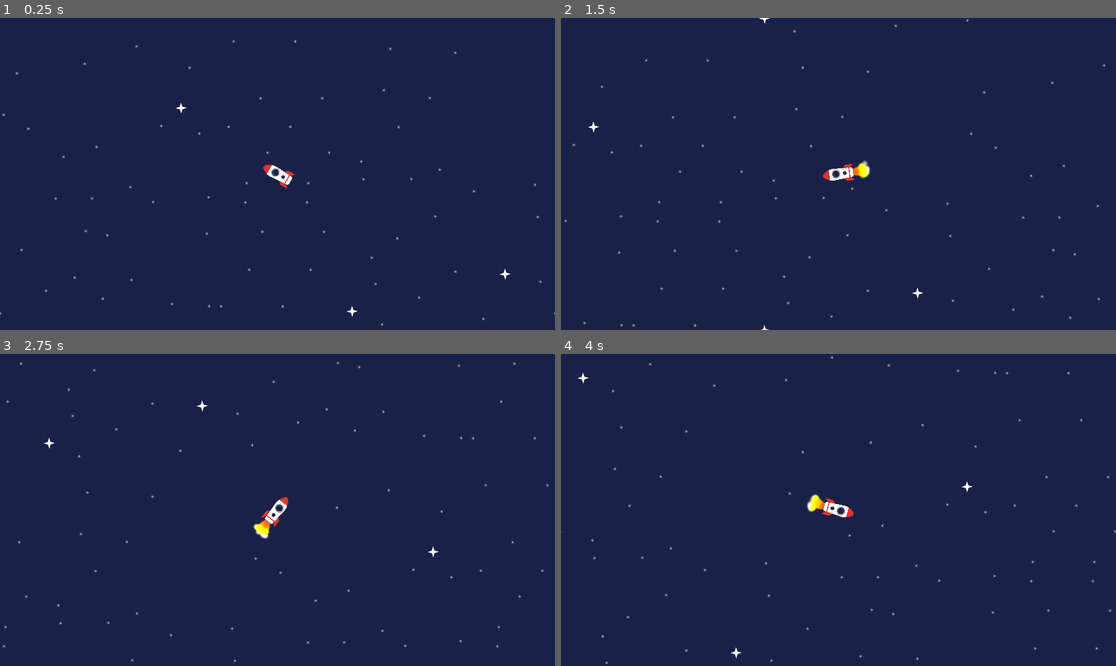
Above: before the commit, frames 1-4 (two rows, left to right).
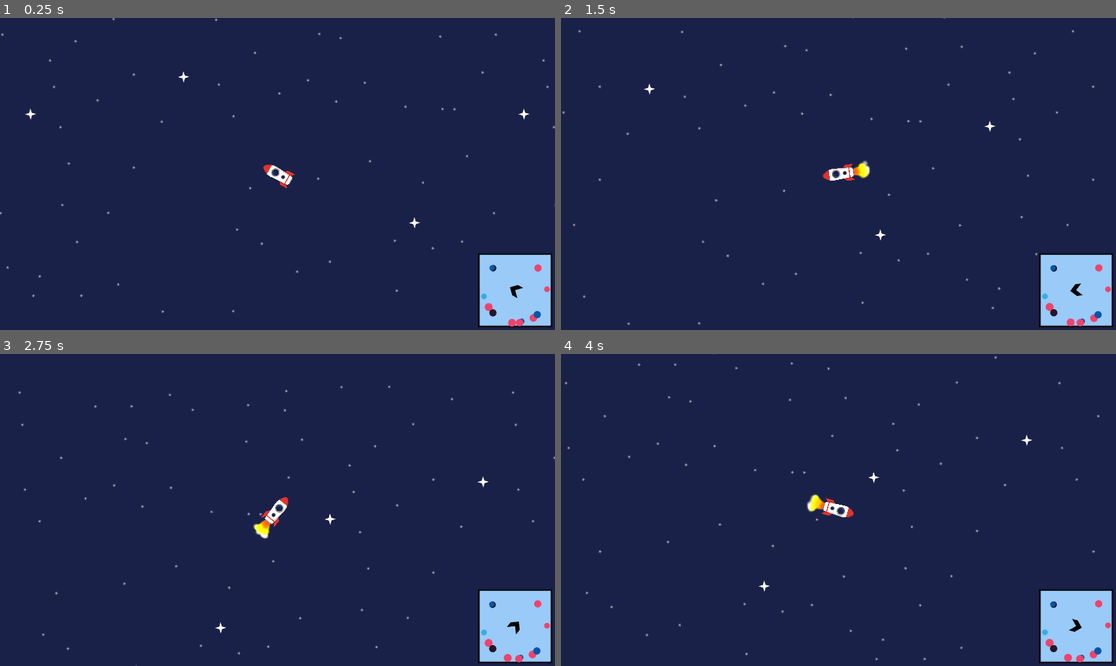
Above: after the commit, the same moments.

Repository: KajuKaVyapari/bada-antariksh
Game: Godot game, scene res://scenes/space/space.tscn
The game is run twice, just before and just after one commit, with the same random seed, the same clock (stepped at 60 frames per second) and the same inputs.
Inputs (mouse positions are in pixels of both pictures, inside the frame that each line leads up to):
- Up to frame 1 (0.25 s): no input
- Up to frame 2 (1.5 s): tap Enter at 0.5 s; move the mouse to (960, 158) at 0.52 s; hold W (up) 0.53-1.28 s; move the mouse to (727, 189) at 1.27 s
- Up to frame 3 (2.75 s): move the mouse to (333, 441) at 2.02 s; hold W (up) from 2.03 s (still down)
- Up to frame 4 (4 s): move the mouse to (810, 572) at 2.77 s; move the mouse to (1005, 556) at 3.52 s; release W (up) at 3.53 s

The runs differ from the first frame. In frame 1, 3.7% of the frame differs, in the area x 0-100%, y 0-100%; in frame 2, 3.7%; in frame 3, 3.7%; in frame 4, 3.7%.

Commit message:
v2

Diff:
--- /dev/null
+++ b/scenes/space/minimap/planet.tscn
@@ -0,0 +1,18 @@
+[gd_scene load_steps=2 format=2]
+
+[ext_resource path="res://sprites/space/minimap/planet.png" type="Texture" id=1]
+
+[node name="planet" type="Node2D"]
+
+[node name="planet" type="TextureRect" parent="."]
+anchor_right = 1.0
+anchor_bottom = 1.0
+margin_left = -10.0
+margin_top = -10.0
+margin_right = 10.0
+margin_bottom = 10.0
+texture = ExtResource( 1 )
+expand = true
+__meta__ = {
+"_edit_use_anchors_": false
+}
--- a/scenes/space/planets/planet.tscn
+++ b/scenes/space/planets/planet.tscn
@@ -1,17 +1,24 @@
-[gd_scene load_steps=3 format=2]
+[gd_scene load_steps=4 format=2]
 
 [ext_resource path="res://scripts/space/planets/planet.gd" type="Script" id=1]
 
 [sub_resource type="CircleShape2D" id=1]
+radius = 1024.0
+
+[sub_resource type="CircleShape2D" id=2]
 radius = 512.0
 
-[node name="planet" type="Node2D"]
+[node name="planet" type="Node2D" groups=[
+"minimap_planet",
+]]
+scale = Vector2( 2, 2 )
 script = ExtResource( 1 )
 
 [node name="planet_sprite" type="Sprite" parent="."]
 region_rect = Rect2( 0, 0, 128, 128 )
 
 [node name="planet_area" type="Area2D" parent="."]
+visible = false
 
 [node name="planet_collider" type="CollisionShape2D" parent="planet_area"]
 shape = SubResource( 1 )
@@ -19,5 +26,7 @@
 [node name="planet_body" type="StaticBody2D" parent="."]
 
 [node name="planet_collider" type="CollisionShape2D" parent="planet_body"]
-shape = SubResource( 1 )
+visible = false
+shape = SubResource( 2 )
 [connection signal="body_entered" from="planet_area" to="." method="_on_planet_area_body_entered"]
+[connection signal="body_exited" from="planet_area" to="." method="_on_planet_area_body_exited"]
--- a/scenes/space/planets/planet_1.tscn
+++ b/scenes/space/planets/planet_1.tscn
@@ -4,7 +4,8 @@
 [ext_resource path="res://scenes/space/planets/planet.tscn" type="PackedScene" id=2]
 
 [node name="planet_1" instance=ExtResource( 2 )]
+color = Color( 0.223529, 0.682353, 0.894118, 1 )
 
 [node name="planet_sprite" parent="." index="0"]
-position = Vector2( 2.82837, 0 )
 texture = ExtResource( 1 )
+region_rect = Rect2( 0, 0, 1024, 1024 )
--- a/scenes/space/planets/planet_2.tscn
+++ b/scenes/space/planets/planet_2.tscn
@@ -4,6 +4,7 @@
 [ext_resource path="res://sprites/space/planet_2.png" type="Texture" id=2]
 
 [node name="planet_2" instance=ExtResource( 1 )]
+color = Color( 0.937255, 0.266667, 0.431373, 1 )
 
 [node name="planet_sprite" parent="." index="0"]
 texture = ExtResource( 2 )
--- a/scenes/space/planets/planet_3.tscn
+++ b/scenes/space/planets/planet_3.tscn
@@ -4,6 +4,7 @@
 [ext_resource path="res://sprites/space/planet_3.png" type="Texture" id=2]
 
 [node name="planet_3" instance=ExtResource( 1 )]
+color = Color( 0.156863, 0.0901961, 0.156863, 1 )
 
 [node name="planet_sprite" parent="." index="0"]
 texture = ExtResource( 2 )
--- a/scenes/space/planets/planet_4.tscn
+++ b/scenes/space/planets/planet_4.tscn
@@ -4,6 +4,7 @@
 [ext_resource path="res://scenes/space/planets/planet.tscn" type="PackedScene" id=2]
 
 [node name="planet_4" instance=ExtResource( 2 )]
+color = Color( 0.501961, 0.717647, 0.729412, 1 )
 
 [node name="planet_sprite" parent="." index="0"]
 texture = ExtResource( 1 )
--- a/scenes/space/planets/planet_5.tscn
+++ b/scenes/space/planets/planet_5.tscn
@@ -4,6 +4,7 @@
 [ext_resource path="res://sprites/space/planet_5.png" type="Texture" id=2]
 
 [node name="planet_5" instance=ExtResource( 1 )]
+color = Color( 0, 0.341176, 0.658824, 1 )
 
 [node name="planet_sprite" parent="." index="0"]
 texture = ExtResource( 2 )
--- a/scenes/space/space.tscn
+++ b/scenes/space/space.tscn
@@ -1,8 +1,11 @@
-[gd_scene load_steps=5 format=2]
+[gd_scene load_steps=8 format=2]
 
 [ext_resource path="res://scenes/space/spaceship.tscn" type="PackedScene" id=1]
 [ext_resource path="res://sprites/space/space_background.png" type="Texture" id=2]
-[ext_resource path="res://scripts/space/planet_spawner.gd" type="Script" id=3]
+[ext_resource path="res://scripts/space/planets/planet_spawner.gd" type="Script" id=3]
+[ext_resource path="res://sprites/space/minimap/minimap.png" type="Texture" id=4]
+[ext_resource path="res://sprites/space/minimap/player.png" type="Texture" id=5]
+[ext_resource path="res://scripts/space/ui.gd" type="Script" id=6]
 
 [sub_resource type="Environment" id=1]
 background_mode = 4
@@ -21,17 +24,21 @@
 
 [node name="planets" type="Node2D" parent="planet_spawner"]
 
-[node name="spaceship" parent="." instance=ExtResource( 1 )]
+[node name="spaceship" parent="." groups=[
+"minimap_player",
+] instance=ExtResource( 1 )]
+position = Vector2( 1381.83, 853.262 )
 
 [node name="background" type="ParallaxBackground" parent="."]
 
 [node name="parallax" type="ParallaxLayer" parent="background"]
-motion_scale = Vector2( 0.5, 0.5 )
-motion_mirroring = Vector2( 1920, 1080 )
+motion_scale = Vector2( 0.8, 0.8 )
+motion_mirroring = Vector2( 9600, 5400 )
 
-[node name="background_sprite" type="TextureRect" parent="background/parallax"]
-margin_right = 1920.0
-margin_bottom = 1080.0
+[node name="background_texture" type="TextureRect" parent="background/parallax"]
+margin_left = -6.72705
+margin_right = 9593.27
+margin_bottom = 5400.0
 texture = ExtResource( 2 )
 expand = true
 stretch_mode = 2
@@ -41,3 +48,49 @@
 
 [node name="environment" type="WorldEnvironment" parent="."]
 environment = SubResource( 1 )
+
+[node name="ui" type="CanvasLayer" parent="."]
+script = ExtResource( 6 )
+
+[node name="minimap" type="TextureRect" parent="ui"]
+anchor_left = 1.0
+anchor_top = 1.0
+anchor_right = 1.0
+anchor_bottom = 1.0
+margin_left = -266.0
+margin_top = -266.0
+margin_right = -9.99988
+margin_bottom = -10.0
+texture = ExtResource( 4 )
+expand = true
+__meta__ = {
+"_edit_use_anchors_": false
+}
+
+[node name="player" type="TextureRect" parent="ui/minimap"]
+anchor_left = 0.5
+anchor_top = 0.5
+anchor_right = 0.5
+anchor_bottom = 0.5
+margin_left = -6.10352e-05
+margin_right = -6.10352e-05
+rect_scale = Vector2( 0.5, 0.5 )
+texture = ExtResource( 5 )
+expand = true
+stretch_mode = 4
+__meta__ = {
+"_edit_use_anchors_": false
+}
+
+[node name="planets" type="Control" parent="ui/minimap"]
+anchor_right = 1.0
+anchor_bottom = 1.0
+margin_left = 128.0
+margin_top = 128.0
+margin_right = -128.0
+margin_bottom = -128.0
+__meta__ = {
+"_edit_use_anchors_": false
+}
+
+[editable path="spaceship"]
--- a/scenes/space/spaceship.tscn
+++ b/scenes/space/spaceship.tscn
@@ -41,6 +41,22 @@
 "values": [ Color( 1, 1, 1, 0 ), Color( 1, 1, 1, 1 ) ]
 }
 
+[sub_resource type="Animation" id=6]
+resource_name = "zoom"
+length = 3.0
+tracks/0/type = "value"
+tracks/0/path = NodePath("spaceship_camera:zoom")
+tracks/0/interp = 1
+tracks/0/loop_wrap = true
+tracks/0/imported = false
+tracks/0/enabled = true
+tracks/0/keys = {
+"times": PoolRealArray( 0, 3 ),
+"transitions": PoolRealArray( 1, 1 ),
+"update": 0,
+"values": [ Vector2( 1, 1 ), Vector2( 5, 5 ) ]
+}
+
 [node name="spaceship" type="KinematicBody2D"]
 script = ExtResource( 2 )
 
@@ -60,11 +76,16 @@
 
 [node name="spaceship_collider" type="CollisionShape2D" parent="."]
 rotation = 1.5708
-shape = SubResource( 6 )
+shape = SubResource( 4 )
 
 [node name="spaceship_camera" type="Camera2D" parent="."]
 current = true
+drag_margin_left = 0.1
+drag_margin_top = 0.1
+drag_margin_right = 0.1
+drag_margin_bottom = 0.1
 editor_draw_drag_margin = true
 
 [node name="spaceship_animator" type="AnimationPlayer" parent="."]
 anims/engine = SubResource( 5 )
+anims/zoom = SubResource( 6 )
--- a/scripts/space/planets/planet.gd
+++ b/scripts/space/planets/planet.gd
@@ -1,7 +1,21 @@
 extends Node2D
 
+onready var player = get_tree().get_nodes_in_group("minimap_player")[0]
+
 export(String, FILE) var scene = ""
+export(Color) var color
+
+var scale_multiplier = rand_range(1, 1.5)
+
+func _ready() -> void:
+
+	scale *= scale_multiplier
 
 func _on_planet_area_body_entered(body):
-    if body.name == "spaceship":
-        get_tree().change_scene(scene)
+	if body.name == "spaceship":
+		player.zoom_out_req()
+
+
+func _on_planet_area_body_exited(body):
+	if body.name == "spaceship":
+		player.zoom_in_req()
--- a/scripts/space/planet_spawner.gd
+++ b/scripts/space/planets/planet_spawner.gd
@@ -2,8 +2,9 @@
 
 onready var _planets = $planets
 
-export var spawn_range = 10000
-export var number = 10
+export var spawn_range = 40000
+export var margin = 5000
+export var number = 12
 
 var planet_objects = [
 	preload("res://scenes/space/planets/planet_1.tscn"),
@@ -25,11 +26,27 @@
 
 func spawn_planets():
 
-	for _j in range(number):
-		planet_locations.append(Vector2(rand_range(-spawn_range, spawn_range), rand_range(-spawn_range, spawn_range)))
+	while true:
+		var proposed_spawn = Vector2(rand_range(-spawn_range, spawn_range), rand_range(-spawn_range, spawn_range))
+		if is_valid(proposed_spawn):
+			planet_locations.push_back(proposed_spawn)
+		if planet_locations.size() == number:
+			break
+
+
+
+
 
 	for planet_location in planet_locations:
 		planets.push_back(planet_objects[randi() % planet_objects.size()].instance())
 		planets[i].global_position = planet_location
 		_planets.add_child(planets[i])
 		i +=1
+
+
+func is_valid(spawn):
+
+	for planet_location in planet_locations:
+		if planet_location.distance_to(spawn) < margin:
+			return false
+	return true
--- a/scripts/space/spaceship.gd
+++ b/scripts/space/spaceship.gd
@@ -2,16 +2,18 @@
 
 onready var animator = $spaceship_animator
 onready var particles = $spaceship_particles
+onready var camera = $spaceship_camera
 
-export var speed = 2500
+export var speed = 1000
 
 var direction = Vector2()
 var velocity = Vector2()
 
 var animation
+var zooming = false
 
 
-func _physics_process(delta: float) -> void:
+func _physics_process(_delta: float) -> void:
 
 	get_input()
 	set_animation()
@@ -20,11 +22,10 @@
 
 
 func get_input():
+	look_at(get_global_mouse_position())
+	direction = Vector2(1, 0).rotated(rotation).normalized() if Input.is_action_pressed("up") else Vector2.ZERO
 
-	direction = Vector2.ZERO
-	look_at(get_global_mouse_position())
-	if Input.is_action_pressed("up"):
-		direction = Vector2(1, 0).rotated(rotation).normalized()
+
 
 
 func set_animation():
@@ -32,3 +33,34 @@
 		animator.play_backwards("engine")
 	elif not particles.modulate == Color("#ffffff"):
 		animator.play("engine")
+
+
+func zoom_out_req():
+	if not zooming:
+		zoom_out()
+	else:
+		yield(animator, "animation_finished")
+		zoom_out()
+
+
+
+func zoom_out():
+	zooming = true
+	animator.play("zoom")
+	yield(animator, "animation_finished")
+	zooming = false
+
+
+func zoom_in_req():
+	if not zooming:
+		zoom_in()
+	else:
+		yield(animator, "animation_finished")
+		zoom_in()
+
+
+func zoom_in():
+	zooming = true
+	animator.play_backwards("zoom")
+	yield(animator, "animation_finished")
+	zooming = false
--- /dev/null
+++ b/scripts/space/ui.gd
@@ -0,0 +1,37 @@
+extends CanvasLayer
+
+export var minimap_zoom = 20
+
+onready var space_player = get_tree().get_nodes_in_group("minimap_player")[0]
+onready var space_planets = get_tree().get_nodes_in_group("minimap_planet")
+
+onready var minimap = $minimap
+onready var minimap_player = $minimap/player
+onready var minimap_planets_node = $minimap/planets
+
+var minimap_planets = []
+var minimap_planet = preload("res://scenes/space/minimap/planet.tscn")
+
+var j = 0
+
+
+func _ready() -> void:
+
+	var i = 0
+
+	for space_planet in space_planets:
+		minimap_planets.push_back(minimap_planet.instance())
+		minimap_planets_node.add_child(minimap_planets[i])
+		minimap_planets[i].get_node("planet").modulate = space_planet.color
+		i += 1
+
+
+func _physics_process(_delta: float) -> void:
+	minimap_player.rect_rotation = space_player.rotation_degrees + 90
+
+	for space_planet in space_planets:
+		minimap_planets[j].get_node("planet").rect_scale = Vector2.ONE * space_planet.scale_multiplier
+		minimap_planets[j].position = (
+			(( space_planet.global_position - ((space_planet.global_position -space_player.global_position).clamped(1024 * space_planet.scale.x / 3) ) - space_player.global_position)  ) / minimap_zoom ).clamped(110)
+		j +=1
+	j = 0
Not shown: 3 places in scenes/space/spaceship.tscn that only renumber resources
Binary file added: sprites/space/minimap/minimap.png
Not shown, added: sprites/space/minimap/minimap.png.import
Binary file added: sprites/space/minimap/planet.png
Not shown, added: sprites/space/minimap/planet.png.import
Binary file added: sprites/space/minimap/player.png
Not shown, added: sprites/space/minimap/player.png.import
Binary file changed: sprites/space/planet_1.png
Binary file changed: sprites/space/planet_3.png
Binary file changed: sprites/space/planet_4.png
Binary file changed: sprites/space/planet_5.png
Not shown, added: sprites/space/planet_2.png~
